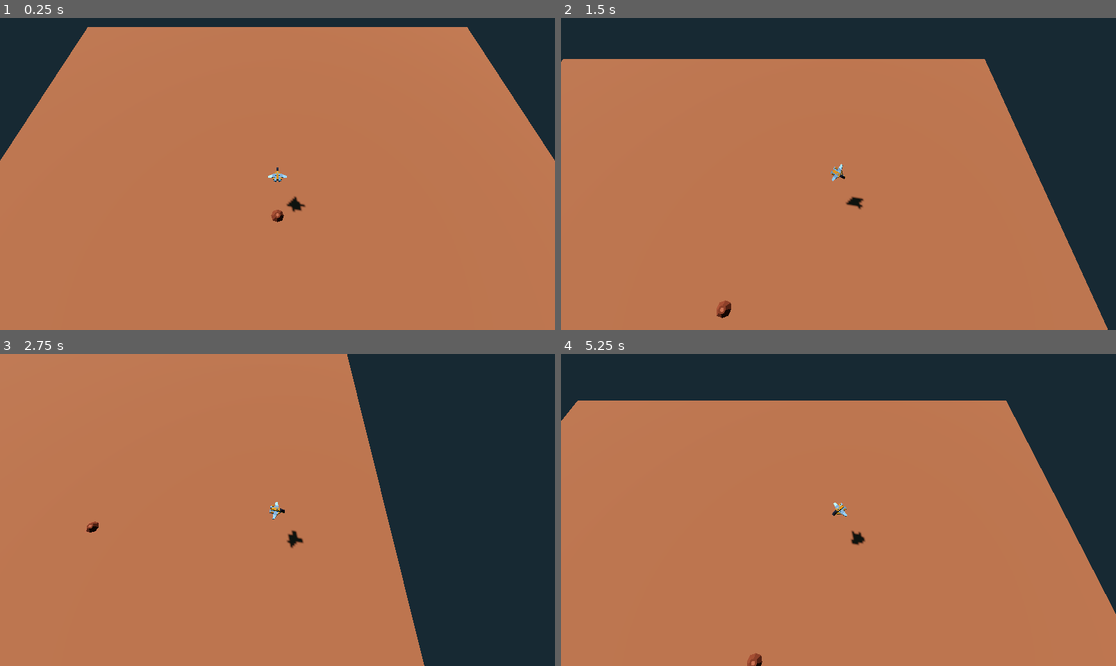
Above: before the commit, frames 1-4 (two rows, left to right).
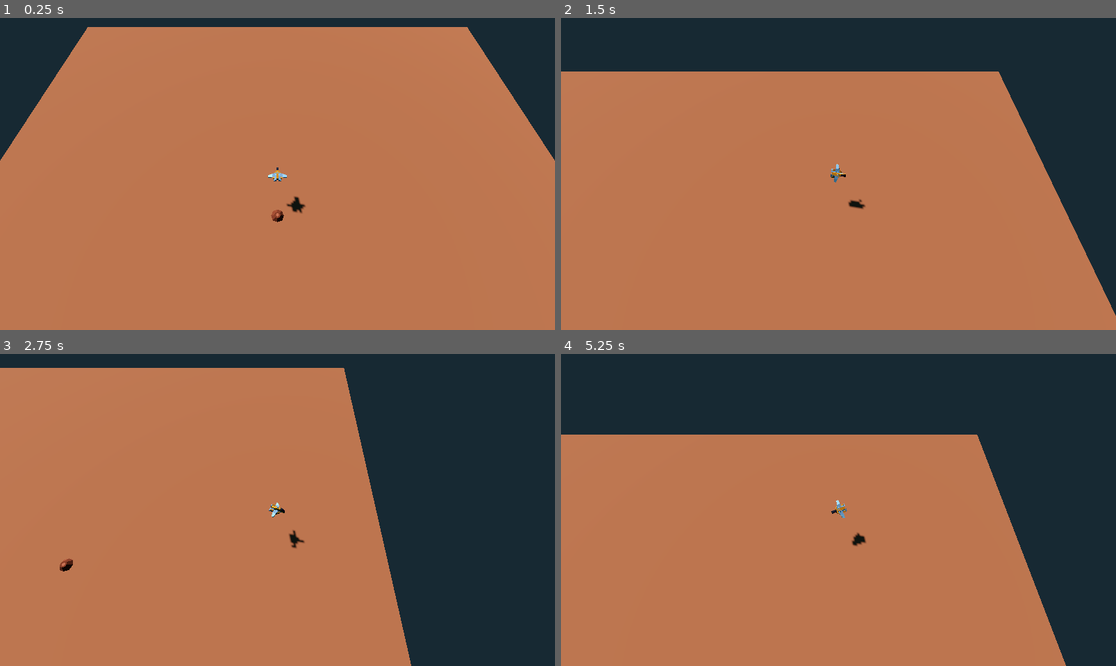
Above: after the commit, the same moments.

Repository: joshuajenner/project-speed
Game: Godot game, scene res://levels/base_level.tscn
Same seed, same stepped clock (60 frames per second), same inputs: the game is played once before the commit and once after it.
Inputs:
- Up to frame 1 (0.25 s): no input
- Up to frame 2 (1.5 s): hold D (move_right) 0.53-1.28 s; hold S (move_down) from 1.28 s (still down)
- Up to frame 3 (2.75 s): release S (move_down) at 2.03 s; hold D (move_right) from 2.03 s (still down)
- Up to frame 4 (5.25 s): release D (move_right) at 2.78 s; hold W (move_up) 2.78-3.53 s; hold A (move_left) 3.53-5.03 s; hold S (move_down) from 5.03 s (still down)

The runs differ from the first frame. In frame 1, less than 0.1% of the frame differs, in the area x 48-55%, y 48-63%; in frame 2, 5.0%; in frame 3, 4.7%; in frame 4, 17%, in the area x 0-100%, y 14-100%.

Commit message:
fixed roll not working on one side

Diff:
--- a/players/base_player.gd
+++ b/players/base_player.gd
@@ -11,7 +11,7 @@
 @export var speed_max: int = 500
 
 @export var accleration: int = 10
-@export var turn_speed : float = 0.05
+@export var turn_speed : float = 0.03
 
 @export var direction_target: Vector2 = Vector2(0, 0)
 @export var direction_current: Vector2 = Vector2(0, 1)
@@ -19,7 +19,7 @@
 var has_active_target_direction: bool = false
 var target_direction_reached: bool = false
 
-var max_roll: float = 30
+var max_roll: float = 45
 
 func _physics_process(delta):
 	get_input()
@@ -64,7 +64,7 @@
 
 	if has_active_target_direction:
 		var angle_to_target = rad_to_deg(direction_current.angle_to(direction_target))
-		if angle_to_target > 5:
+		if abs(angle_to_target) > 20:
 			lerp_add_ship_roll(angle_to_target)
 		else:
 			lerp_reset_ship_roll()
@@ -83,9 +83,9 @@
 
 func lerp_add_ship_roll(angle_to_target: float) -> void:
 	if angle_to_target < 0:
-		ship_mesh_pivot.rotation.x = lerpf(ship_mesh_pivot.rotation.x, deg_to_rad(-max_roll), 0.1)
+		ship_mesh_pivot.rotation.x = lerpf(ship_mesh_pivot.rotation.x, deg_to_rad(-max_roll), 0.05)
 	else:
-		ship_mesh_pivot.rotation.x = lerpf(ship_mesh_pivot.rotation.x, deg_to_rad(max_roll), 0.1)
+		ship_mesh_pivot.rotation.x = lerpf(ship_mesh_pivot.rotation.x, deg_to_rad(max_roll), 0.05)
 #	var new_rotation = deg_to_rad() + added_roll
 #	if abs(new_rotation) < max_roll:
 #		ship_mesh_pivot.rotation.x = new_rotation
--- a/players/base_player.tscn
+++ b/players/base_player.tscn
@@ -19,9 +19,10 @@
 shape = SubResource("SphereShape3D_d708e")
 
 [node name="ShipMeshPivot" type="Node3D" parent="."]
+transform = Transform3D(1, 0, 0, 0, 1, 0, 0, 0, 1, 0, 0, 0)
 
 [node name="ShipMesh" type="MeshInstance3D" parent="ShipMeshPivot"]
-transform = Transform3D(-4.37114e-08, 0, 1, 0, 1, 0, -1, 0, -4.37114e-08, 0, -0.5, 0)
+transform = Transform3D(-4.37114e-08, 0, 1, 0, 1, 0, -1, 0, -4.37114e-08, 0, -0.3, 0)
 gi_mode = 2
 mesh = ExtResource("2_2j4y7")
 skeleton = NodePath("../..")
